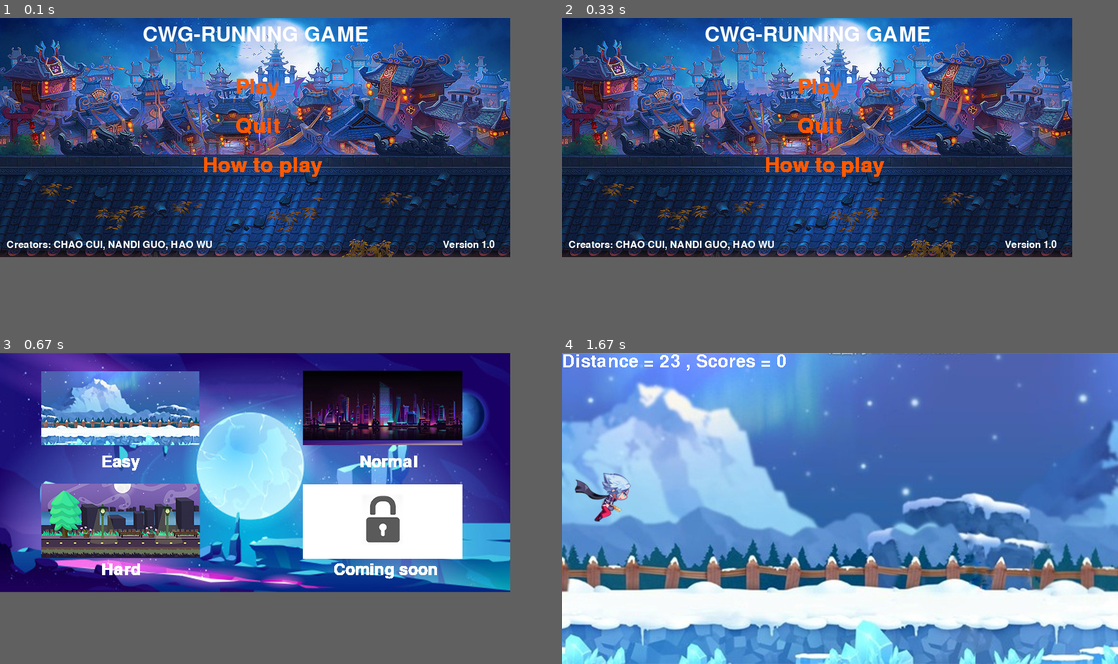
Above: before the commit, frames 1-4 (two rows, left to right).
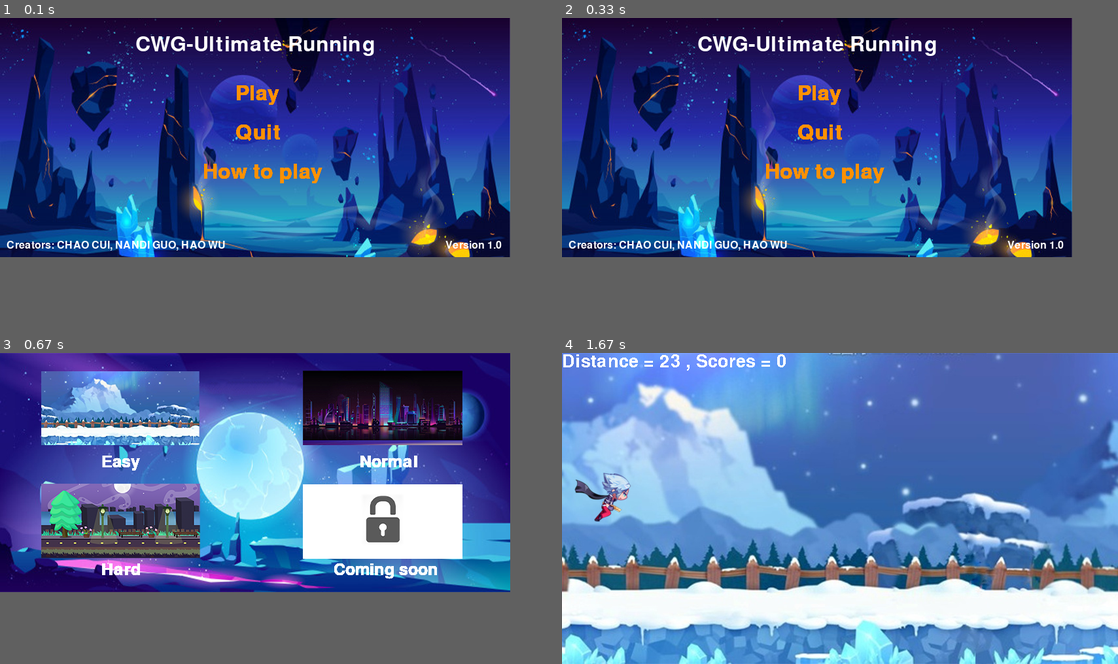
Above: after the commit, the same moments.

Repository: DFVC9914/COMP4008_Pygame_Project
Game: pygame game, started from Start_Screen.py
Same seed, same stepped clock (60 frames per second), same inputs: the game is played once before the commit and once after it.
Inputs (mouse positions are in pixels of both pictures, inside the frame that each line leads up to):
- Up to frame 1 (0.1 s): no input
- Up to frame 2 (0.33 s): no input
- Up to frame 3 (0.67 s): click "Play" at 0.38 s
- Up to frame 4 (1.67 s): click "Easy" at 0.72 s; hold Up 1-1.47 s; move the mouse to (1017, 499) at 1.03 s

The runs differ from the first frame. In frame 1, 66% of the frame differs, in the area x 0-92%, y 0-77%; in frame 2, 66%; in frame 3, nothing differs; in frame 4, nothing differs.

Commit message:
Update Start_Screen.py

Diff:
--- a/Start_Screen.py
+++ b/Start_Screen.py
@@ -10,13 +10,13 @@
 
 pygame.init()
 Width,Height = (780,366)
-Orange = (255,89,0)
+Orange = (255,145,0)
 White = (255,255,255)
 Blue = (0,238,255)
 screen = pygame.display.set_mode((Width, Height))
 
 pygame.display.set_caption("Start Screen")
-background = pygame.image.load("Images/Start_Background.jpg")
+background = pygame.image.load("Images/Start1_Background.png")
 how_to_play = pygame.image.load("Images/how.png")
 font = pygame.font.Font(pygame.font.get_default_font(), 32)
 bgm_sound = pygame.mixer.Sound("Sounds/Start_Bgm.mp3")
@@ -43,21 +43,21 @@
             return False
 
 def Firstscreen():
-    b1x,b1y=360,90
-    b2x,b2y=360,150
-    b3x,b3y=310,210
+    b1x,b1y=360,100
+    b2x,b2y=360,160
+    b3x,b3y=310,220
     screen.blit(background, (0,0))
     pygame.mixer.music.load('Sounds/Button_Click.mp3')
 
     def Ourname():
         global font
-        aut = pygame.font.Font(pygame.font.get_default_font(), 15)
+        aut = pygame.font.Font(pygame.font.get_default_font(), 16)
         author = aut.render('Creators: CHAO CUI, NANDI GUO, HAO WU                                                                    \
-                    Version 1.0', True, White)
+                Version 1.0', True, White)
         screen.blit(author, (10, 340))
 
-    title = font.render('CWG-RUNNING GAME', True, White)
-    screen.blit(title, (Width//2 - title.get_width()//2, 10))
+    title = font.render('CWG-Ultimate Running', True, White)
+    screen.blit(title, (Width//2 - title.get_width()//2, 25))
 
     play_button = Button('Play', Orange, b1x, b1y)
     exit_button = Button('Quit', Orange, b2x, b2y)
